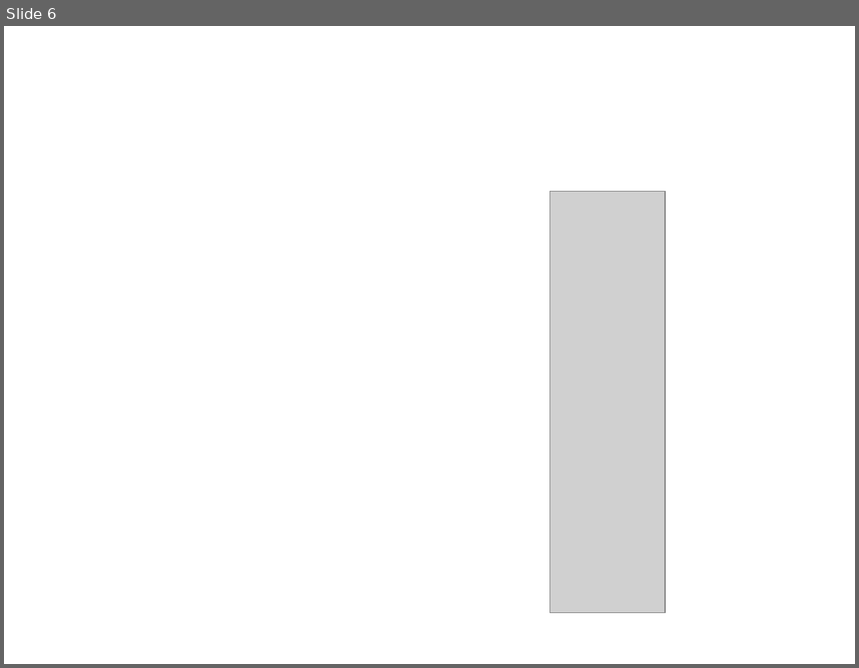
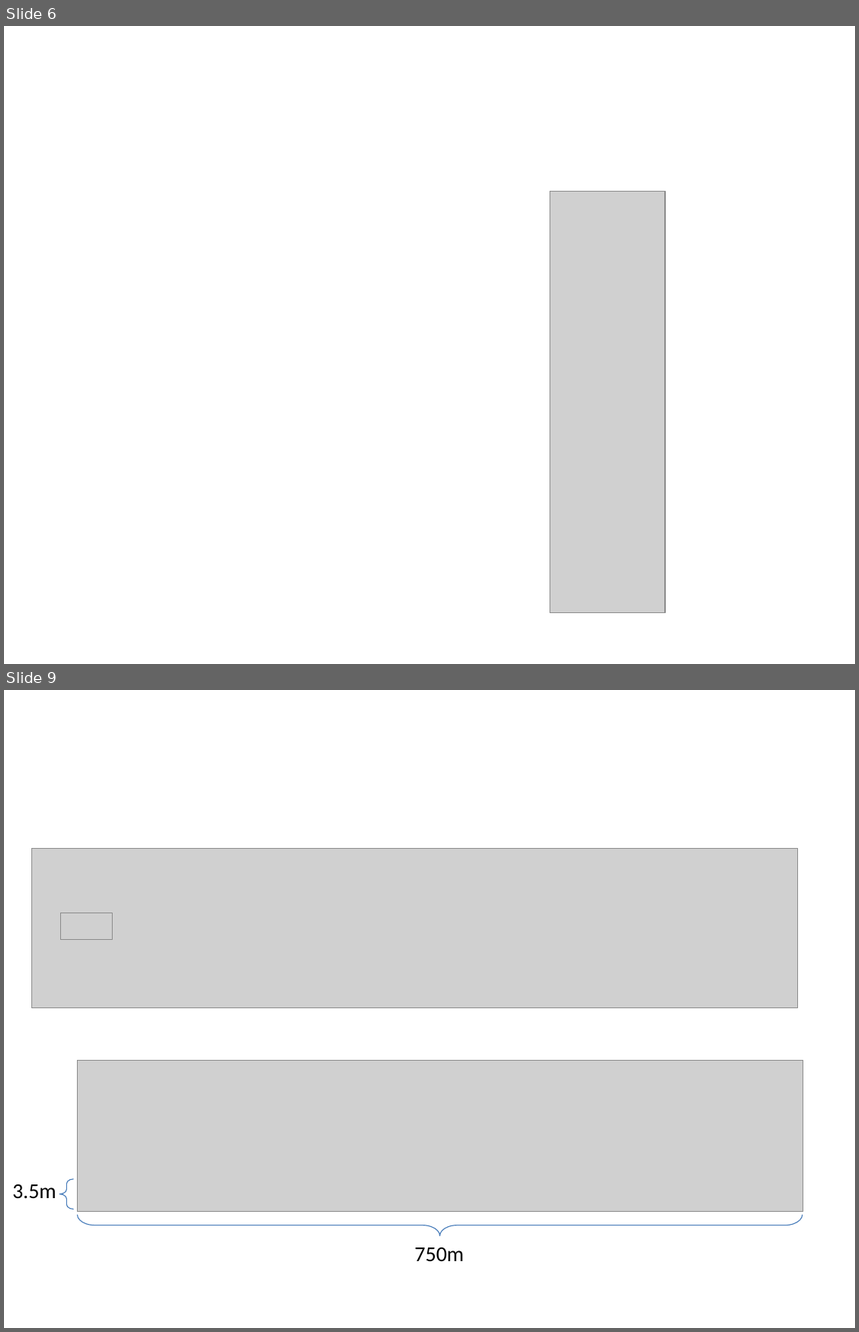
Before and after one commit to MohammadRaziei/BSc-Thesis, a slide deck: Thesis/Presentation.pptx. Shown one above the other, each under a label of ours: slide 6 before the commit, slides 6 and 9 after it; the slides between them are not shown. The pictures are 859x668 and 859x1332 pixels, drawn with LibreOffice and Linux fonts; fonts in the diff are those of the drawing; grey boxes stand for pictures. Boxes give left, top, right and bottom in pixels: in the first picture for what was removed or moved away, otherwise in the second. Text is boxed around its words. In the diff, an @@ line names an element or a change of style, - is before the commit and + after.

```diff
--- a/Thesis/Presentation.pptx
+++ b/Thesis/Presentation.pptx
@@ slide 9 added at [4, 690, 855, 1328], background #FFFFFF @@
@@ picture added at [32, 848, 798, 1008] @@
@@ picture added at [60, 913, 112, 939] @@
@@ picture added at [77, 1060, 804, 1212] @@
@@ text added at [12, 1185, 56, 1199], 18 pt, text #000000 @@
+3.5m
@@ right brace added at [59, 1179, 74, 1209], outline #4B7EBC 0.75 pt @@
@@ right brace added at [78, 1214, 803, 1236], outline #4B7EBC 0.75 pt @@
@@ text added at [414, 1248, 464, 1262], 18 pt, text #000000 @@
+750m
```
Also in this commit, not shown: 2 other slides added, 3 slides removed, 44 other files.
